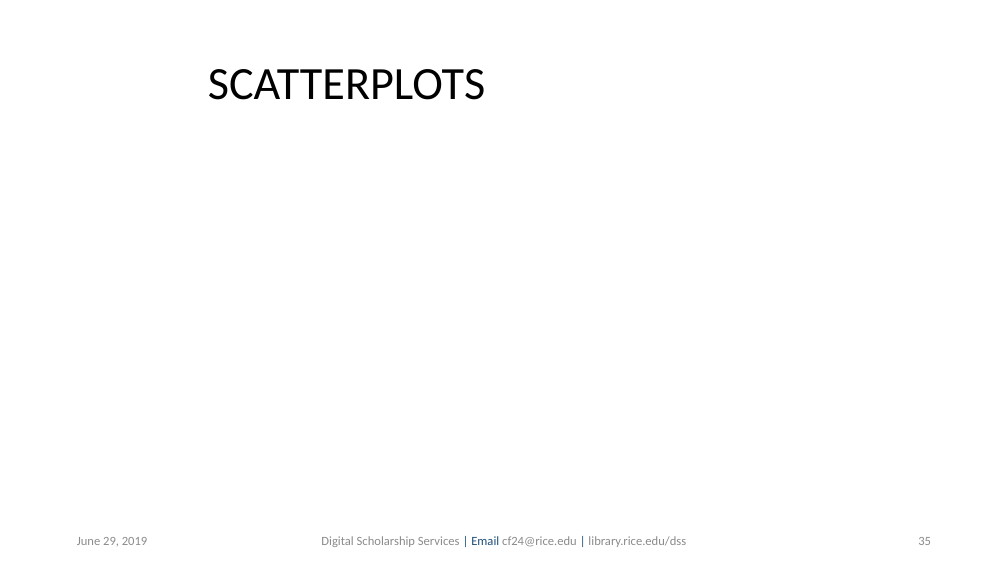
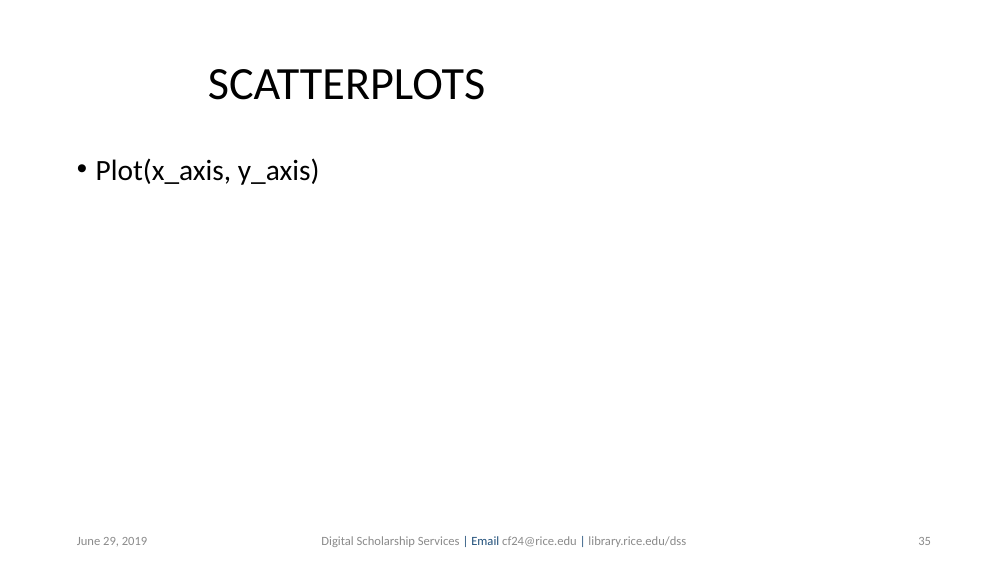
Before and after one commit to bakitybacon/rice-data-and-donuts, a slide deck: slide 35 of introR/Introduction to R.pptx. Drawn at 1008x567 pixels with LibreOffice and Linux fonts; fonts in the diff are those of the drawing; background and template pictures are left out. Boxes give left, top, right and bottom in pixels: in the first picture for what was removed or moved away, otherwise in the second. Text is boxed around its words. In the diff, an @@ line names an element or a change of style, - is before the commit and + after.

```diff
--- a/introR/Introduction to R.pptx
+++ b/introR/Introduction to R.pptx
@@ text added at [96,158,320,185], 28 pt, text #000000 @@
+• Plot(x_axis, y_axis)
```
Also in this commit, not shown: 16 other slides changed, 1 other file.
